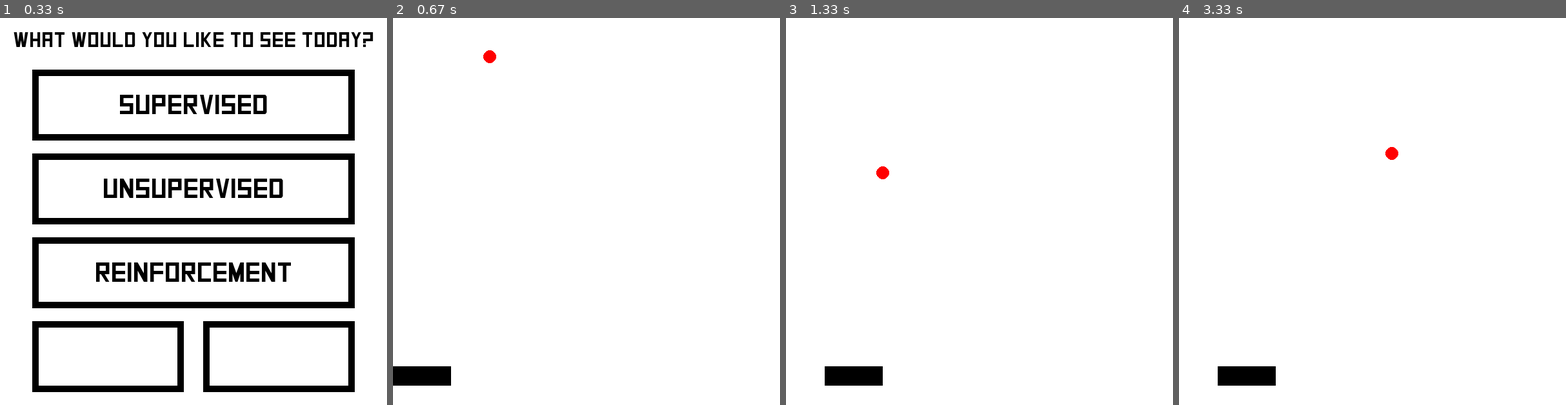
Above: before the commit, frames 1-4 (left to right).
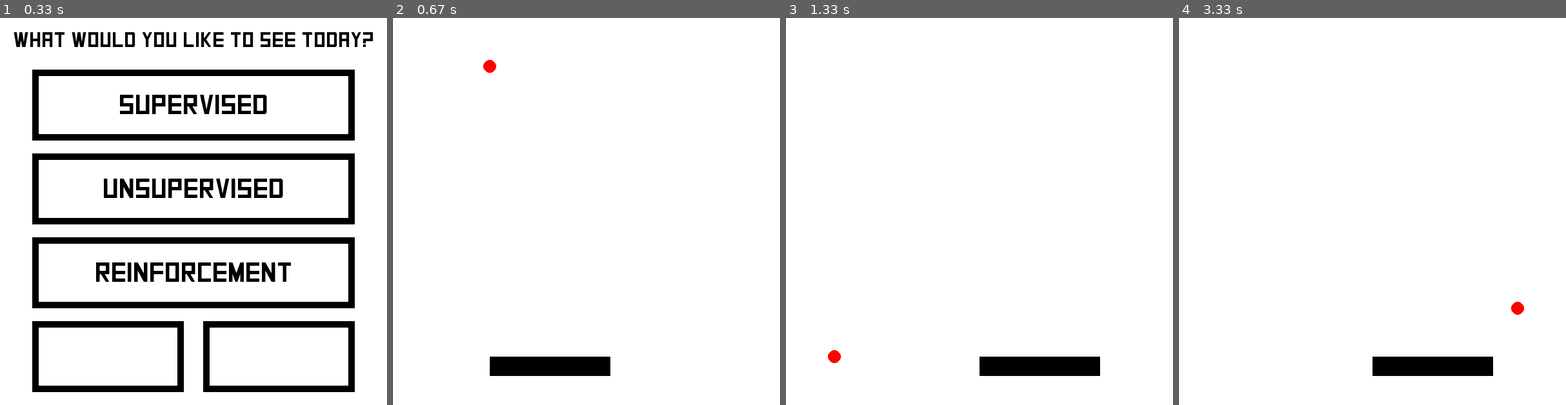
Above: after the commit, the same moments.

Repository: AndyyTaylor/Yr12Major
Game: pygame game, started from main.py
The game is run twice, just before and just after one commit, with the same random seed, the same clock (stepped at 60 frames per second) and the same inputs.
Inputs (mouse positions are in pixels of both pictures, inside the frame that each line leads up to):
- Up to frame 1 (0.33 s): no input
- Up to frame 2 (0.67 s): click "Supervised" at 0.38 s
- Up to frame 3 (1.33 s): hold Space 0.67-1.13 s; hold Right 0.67-1.13 s; move the mouse to (964, 226) at 0.7 s; hold Right from 1.17 s (still down); tap Space at 1.23 s
- Up to frame 4 (3.33 s): tap Space at 1.53, 1.73, 2.03, 2.23, 2.53, 2.8, 3.1, 3.23 s; release Right at 1.63 s; hold Right 1.67-2.13 s; hold Left 2.17-2.7 s; hold Left 2.73-3.13 s; hold Right from 3.17 s (still down)

Frame 1 is identical in both runs. In frame 2, 2.5% of the frame differs, in the area x 0-57%, y 8-95%; in frame 3, 2.5%, in the area x 10-82%, y 38-95%; in frame 4, 2.5%.

Commit message:
QLearn achieves ~25 apples per game

Diff:
--- a/src/ml/agents/reinforcement/QLearn.py
+++ b/src/ml/agents/reinforcement/QLearn.py
@@ -1,8 +1,66 @@
 import numpy as np
 
+import numpy as np
+import random
+from .config import *
+
 class QLearn():
-    def __init__(self):
-        pass
+    def __init__(self, num_actions):
+        self.Q = np.zeros((1, num_actions))
+        self.state = 0
+        self.prev_action = 0
+        self.human_control = True
+        self.moves = 0
+        self.episodes = 1
+        self.max_actions = num_actions
+        self.alpha = EPSILON
+        self.all_states = {}
+        self.state_id = 0
 
-    def get_action(self, obvs):
-        return 1
+    def update(self, new_state, reward):
+        while len(self.Q) < self.get_state_id(new_state):
+            self.Q = np.vstack([self.Q, [0 for i in range(self.max_actions)]])
+        self.Q[self.state][self.prev_action] += LEARNING_RATE * (reward + DISCOUNT_FACTOR * (self.maxQ(self.get_state_id(new_state))) - self.Q[self.state][self.prev_action])
+        self.state = self.get_state_id(new_state)
+
+        self.moves+=1
+
+    def get_state_id(self, state):
+        state = str(state)
+
+        if not state in self.all_states:
+            self.all_states[state] = self.state_id
+            self.state_id += 1
+
+        return self.all_states[state]
+
+    def reset(self, state):
+        self.state = self.get_state_id(state)
+        self.moves = 0
+        self.episodes += 1
+        self.alpha = max(EPS_MIN, self.alpha * EPS_DECAY)
+
+        while len(self.Q) < self.state+1:
+            self.Q = np.vstack([self.Q, [0 for i in range(self.max_actions)]])
+
+    def get_action(self, state):
+        # alpha = max(EPSILON / self.episodes, 0.00)
+        state = self.get_state_id(state)
+
+        if random.random() > self.alpha:
+            indices = []
+            max_val = self.Q[state].max()
+            for i in range(len(self.Q[state])):
+                if self.Q[state][i] == max_val:
+                    indices.append(i)
+
+            act = random.choice(indices)
+        else:
+            act = random.randint(0, self.max_actions-1)
+        self.prev_action = act
+        return act
+
+    def maxQ(self, state):
+        while len(self.Q) < state+1:
+            self.Q = np.vstack([self.Q, [0 for i in range(self.max_actions)]])
+        return self.Q[state].max()
--- /dev/null
+++ b/src/ml/agents/reinforcement/config.py
@@ -0,0 +1,6 @@
+
+LEARNING_RATE = 0.05
+DISCOUNT_FACTOR = 0.98
+EPSILON = 0.5
+EPS_DECAY = 0.999
+EPS_MIN = 0.1
--- a/src/ml/environments/reinforcement/catchapples.py
+++ b/src/ml/environments/reinforcement/catchapples.py
@@ -17,16 +17,20 @@
         super().__init__("Catch Apples", "Environments")
 
         self.num_obvs = 2
-        self.grid_size = 20
+        self.grid_size = 8
+        self.num_actions = 3
 
-        self.x = np.zeros((1, self.num_obvs))
         self.reward = 0
-
-        self.apples = []
-        self.platform = [0, 18]
 
         self.timer = 0
         self.max_apples = 1
+
+    def reset(self):
+        self.apples = []
+        self.platform = [4, 7]
+        self.lives = 3
+
+        return self.get_obvs()
 
     def step(self, action):
         for i in range(len(self.apples)):
@@ -37,7 +41,7 @@
         self.gen_apples()
         reward = self.check_collision()
 
-        return (self.get_obvs(), reward, False, '')
+        return (self.get_obvs(), reward, self.lives <= 0, '')
 
     def get_obvs(self):
         closest_apple = None
@@ -63,6 +67,7 @@
 
             if apple[1] > self.grid_size:
                 self.apples.remove(apple)
+                self.lives -= 1
             else:
                 i+=1
 
@@ -72,7 +77,7 @@
         while i < len(self.apples):
             apple = self.apples[i]
 
-            if apple[1] == self.platform[1]:
+            if apple[1] == self.platform[1] and abs(apple[0] - self.platform[0]) <= 1:
                 reward += 1
                 self.apples.remove(apple)
             else:
@@ -82,10 +87,12 @@
 
     def gen_apples(self):
         while len(self.apples) < self.max_apples:
-            self.apples.append([random.randint(0, self.grid_size), random.randint(0, self.grid_size/5)])
+            self.apples.append([random.randint(0, self.grid_size), random.randint(0, int(self.grid_size/5))])
 
     def on_render(self, screen):
-        pygame.draw.rect(screen, config.BLACK, self.adjust_pos(tuple(self.platform)) + (config.SCREEN_WIDTH / self.grid_size * 3, 30))
+        centered_platform = self.platform[:]
+        centered_platform[0] -= 1
+        pygame.draw.rect(screen, config.BLACK, self.adjust_pos(tuple(centered_platform)) + (config.SCREEN_WIDTH / self.grid_size * 2.5, 30))
 
         for apple in self.apples:
             pygame.draw.circle(screen, config.RED, self.adjust_pos(tuple(apple)), 10)
@@ -119,9 +126,3 @@
 
     def on_mouse_down(self, pos):
         pass
-
-    def getx(self):
-        return self.x
-
-    def gety(self):
-        return self.y
--- a/src/states/Simulation.py
+++ b/src/states/Simulation.py
@@ -1,4 +1,6 @@
 " Andy "
+import pygame
+
 from .AbstractState import State
 
 # from ..ml.environments import ClassPlot as Environment
@@ -15,11 +17,14 @@
         super().__init__("Simulation", "MasterState")
 
         self.total_time = 0
+        self.total_reward = 0
+        self.tick_rate = 100
+        self.prev_reward = []
 
         self.environment = Environment()
-        self.agent = Agent()
+        self.agent = Agent(self.environment.num_actions)
 
-        self.obvs = self.environment.get_obvs()
+        self.obvs = self.environment.reset()
 
     def on_init(self):
         print("Application started.")
@@ -36,12 +41,21 @@
     def on_update(self, elapsed):
         self.total_time += elapsed
 
-        if self.total_time > 100:
+        if self.total_time > self.tick_rate:
             self.total_time = 0
 
             action = self.agent.get_action(self.obvs)
             self.obvs, reward, done, info = self.environment.step(action)
-            print(reward)
+            self.agent.update(self.obvs, reward)
+            self.total_reward += reward
+
+            if done:
+                self.agent.reset(self.environment.reset())
+                self.prev_reward.append(self.total_reward)
+                if len(self.prev_reward) > 50:
+                    self.prev_reward.pop(0)
+                print(self.agent.episodes, "-", self.total_reward, sum(self.prev_reward)/len(self.prev_reward))
+                self.total_reward = 0
 
     def on_render(self, screen):
         self.environment.on_render(screen)
@@ -50,4 +64,9 @@
         self.environment.on_mouse_down(pos)
 
     def on_key_down(self, key):
+        if key == pygame.K_SPACE:
+            if self.tick_rate == 100:
+                self.tick_rate = 0
+            else:
+                self.tick_rate = 100
         self.environment.on_key_down(key)
